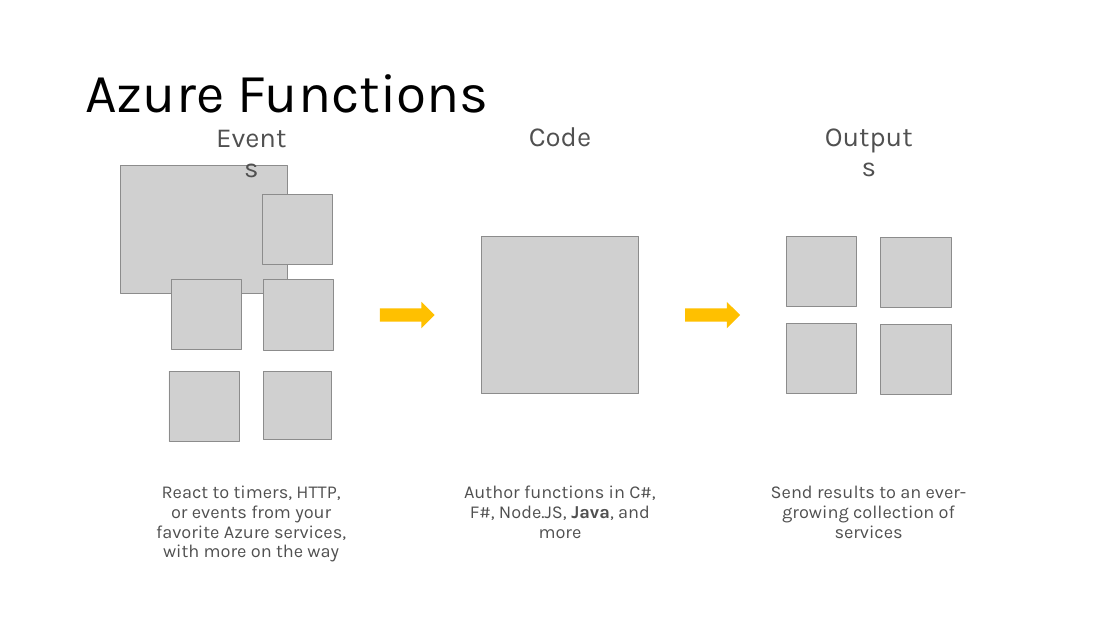
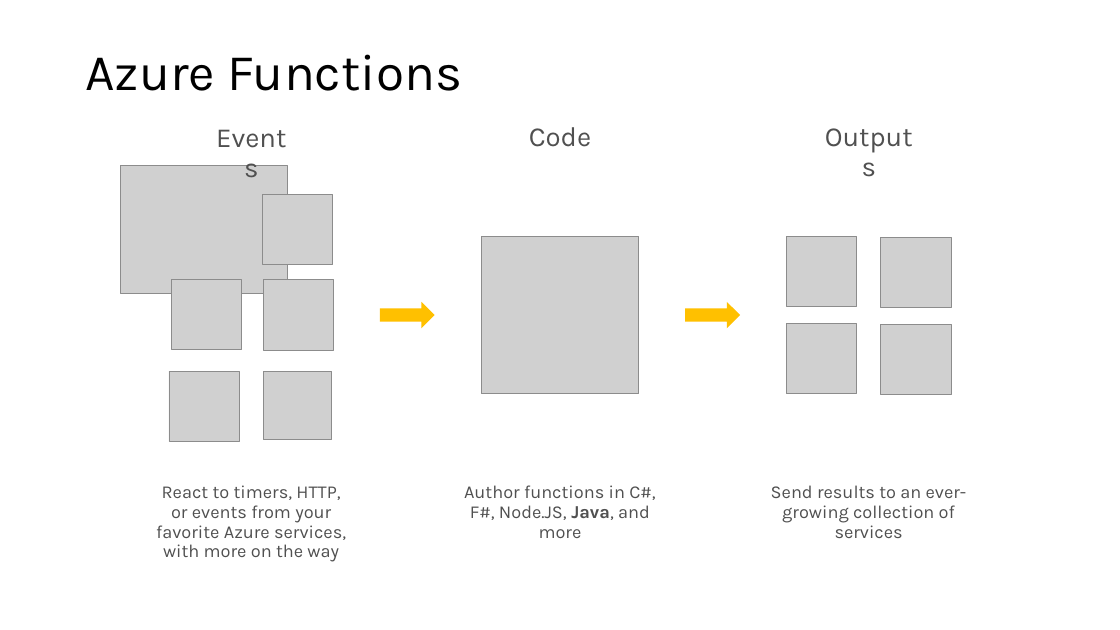
Before and after one commit to sam-cogan/sessions, a slide deck: slide 9 of AzureFunctions/Serverless Development with Microsoft Azure.pptx. Drawn at 1120x630 pixels with LibreOffice and Linux fonts; fonts in the diff are those of the drawing; grey boxes stand for pictures. Boxes give left, top, right and bottom in pixels: in the first picture for what was removed or moved away, otherwise in the second. Text is boxed around its words. In the diff, an @@ line names an element or a change of style, - is before the commit and + after.

```diff
--- a/AzureFunctions/Serverless Development with Microsoft Azure.pptx
+++ b/AzureFunctions/Serverless Development with Microsoft Azure.pptx
@@ title "Azure Functions": place and size @@
-title "Azure Functions" at (85,74,488,113)
+title "Azure Functions" at (85,54,462,91)
@@ title "Azure Functions" at (85,54,462,91): size 47 to 44 pt @@
```
Also in this commit, not shown: 1 other slide changed, 4 slides added, 1 other file.
